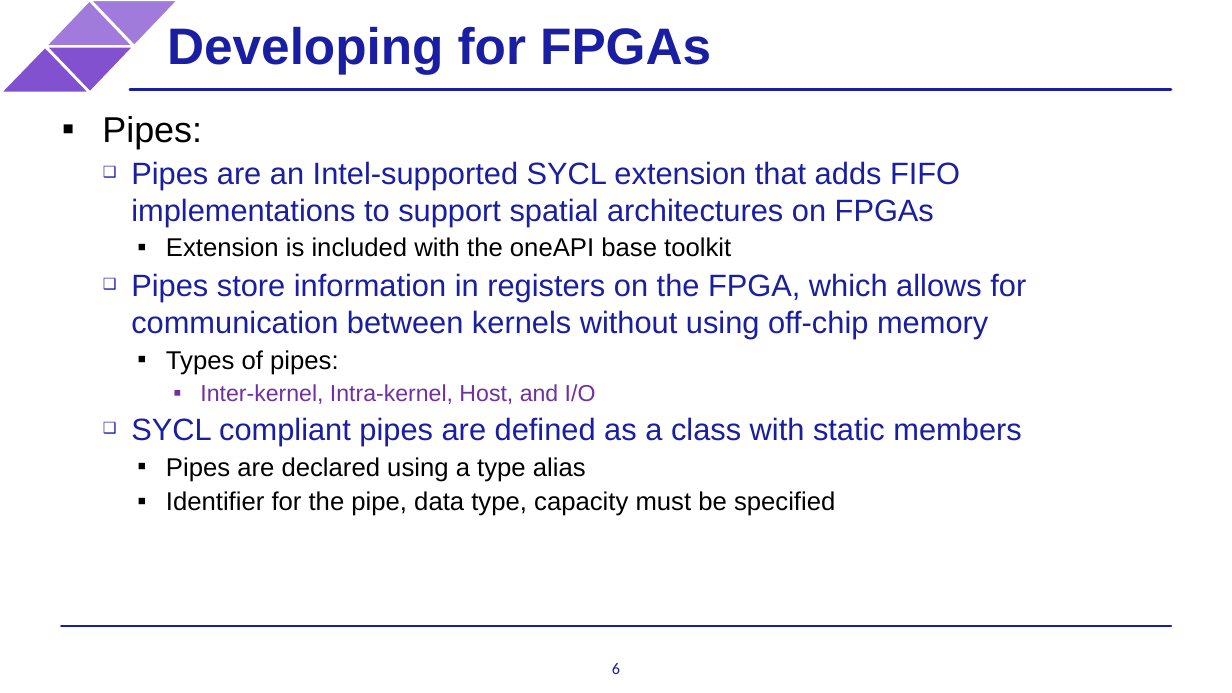
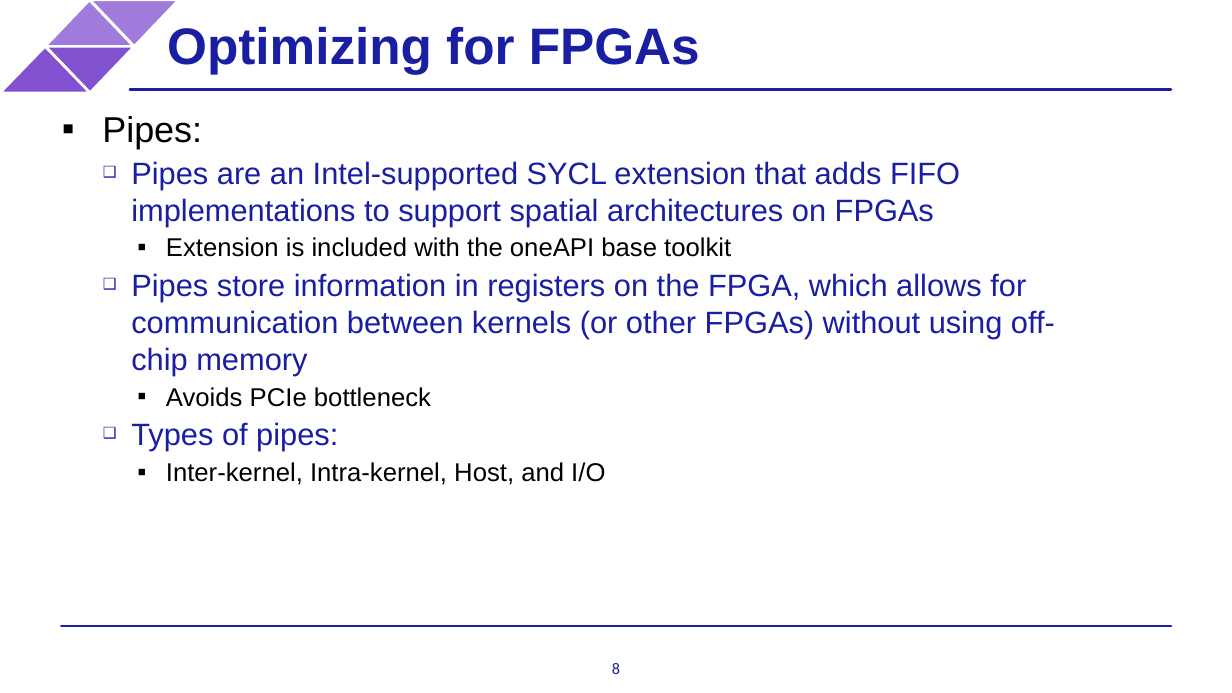
Before and after one commit to BenjaminMFindley/Reconfig-2-SYCL-DPCPP, a slide deck: slide 8 of Slides/SYCL_FPGA.pptx (slide 6 before the commit). Drawn at 1232x693 pixels with LibreOffice and Linux fonts; fonts in the diff are those of the drawing; background and template pictures are left out. Boxes give left, top, right and bottom in pixels: in the first picture for what was removed or moved away, otherwise in the second. Text is boxed around its words. In the diff, an @@ line names an element or a change of style, - is before the commit and + after.

```diff
--- a/Slides/SYCL_FPGA.pptx
+++ b/Slides/SYCL_FPGA.pptx
@@ title at (167,26,700,74): text changed @@
-Developing for FPGAs
+Optimizing for FPGAs
@@ text at (131,273,1055,407): text changed @@
-  ❑ Pipes store information in registers on the FPGA, which allows for communication between kernels without using off-chip memory
+  ❑ Pipes store information in registers on the FPGA, which allows for communication between kernels (or other FPGAs) without using off-chip memory
+    ▪ Avoids PCIe bottleneck
@@ text at (131,417,1021,516): paragraphs removed @@
-  ❑ SYCL compliant pipes are defined as a class with static members
-    ▪ Pipes are declared using a type alias
-    ▪ Identifier for the pipe, data type, capacity must be specified
@@ text at (131,422,605,485): size 20 to 24 pt, text colour #000000 to #191EA2 in "Types of pipes:"; size 18 to 20 pt, text colour #7030A0 to #000000 in "Inter-kernel, Intra-kernel, Host, and I/O"; bullet ▪ to ❑; list level 3 to 2 in "Types of pipes:"; list level 4 to 3 in "Inter-kernel, Intra-kernel, Host, and I/O" @@
@@ page number at (612,663,620,674): text changed @@
-6
+8
```
Also in this commit, not shown: 5 other slides changed.
